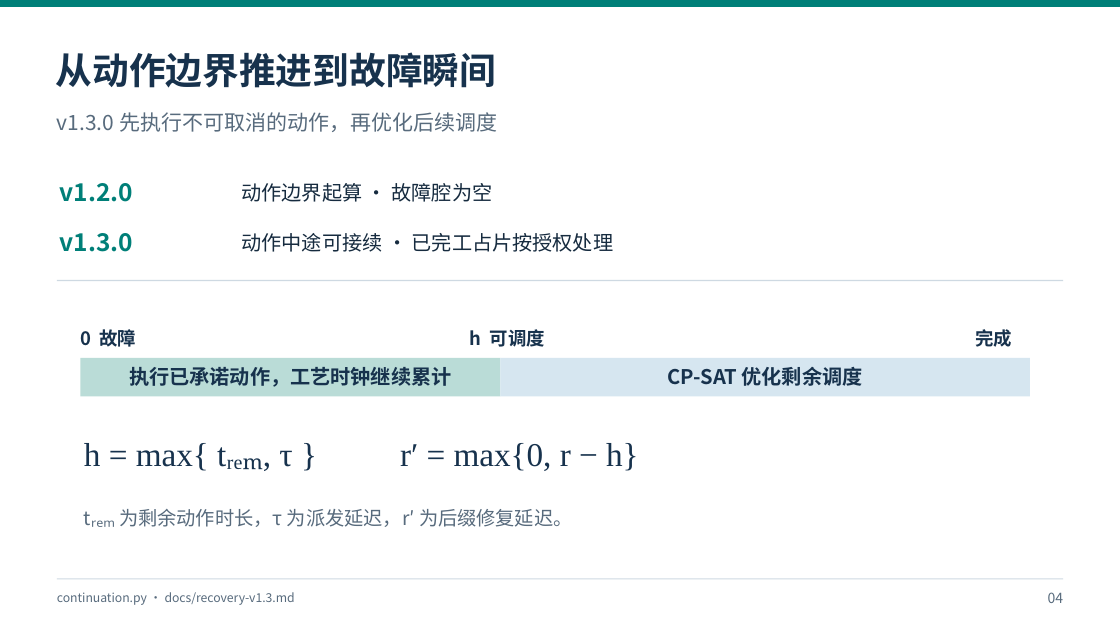
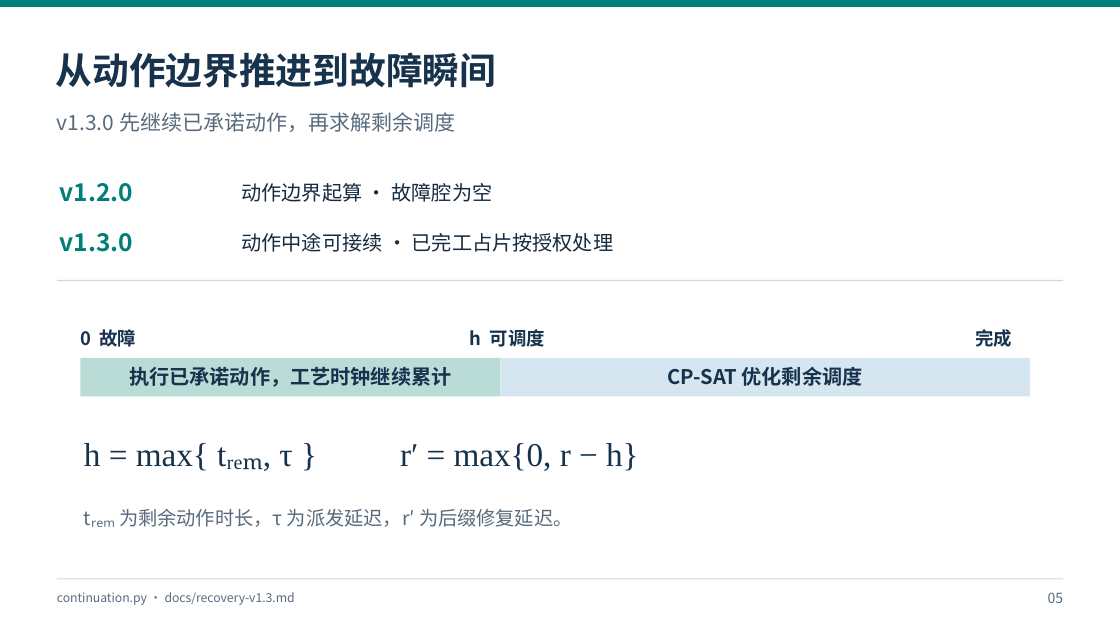
Before and after one commit to yanq458-tech/WaferSched-Agent, a slide deck: slide 5 of docs/presentations/v1.3.0-project-review/WaferSched-Agent_v1.3.0_研究汇报.pptx (slide 4 before the commit). Drawn at 1120x630 pixels with LibreOffice and Linux fonts; fonts in the diff are those of the drawing. Boxes give left, top, right and bottom in pixels: in the first picture for what was removed or moved away, otherwise in the second. Text is boxed around its words. In the diff, an @@ line names an element or a change of style, - is before the commit and + after.

```diff
--- a/docs/presentations/v1.3.0-project-review/WaferSched-Agent_v1.3.0_研究汇报.pptx
+++ b/docs/presentations/v1.3.0-project-review/WaferSched-Agent_v1.3.0_研究汇报.pptx
@@ text at box(57, 112, 455, 132): text changed @@
-v1.3.0 先执行不可取消的动作，再优化后续调度
+v1.3.0 先继续已承诺动作，再求解剩余调度
@@ text at box(1048, 592, 1064, 603): text changed @@
-04
+05
```
Also in this commit, not shown: 8 other slides changed, 8 slides added, 2 slides removed, 7 other files.
